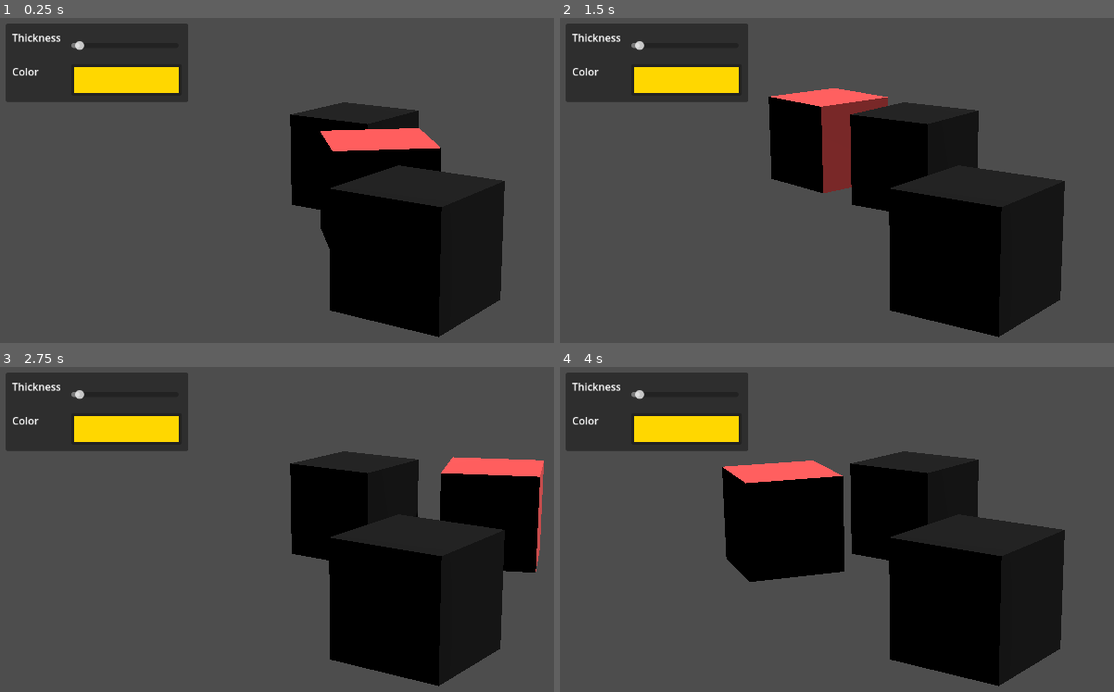
Above: before the commit, frames 1-4 (two rows, left to right).
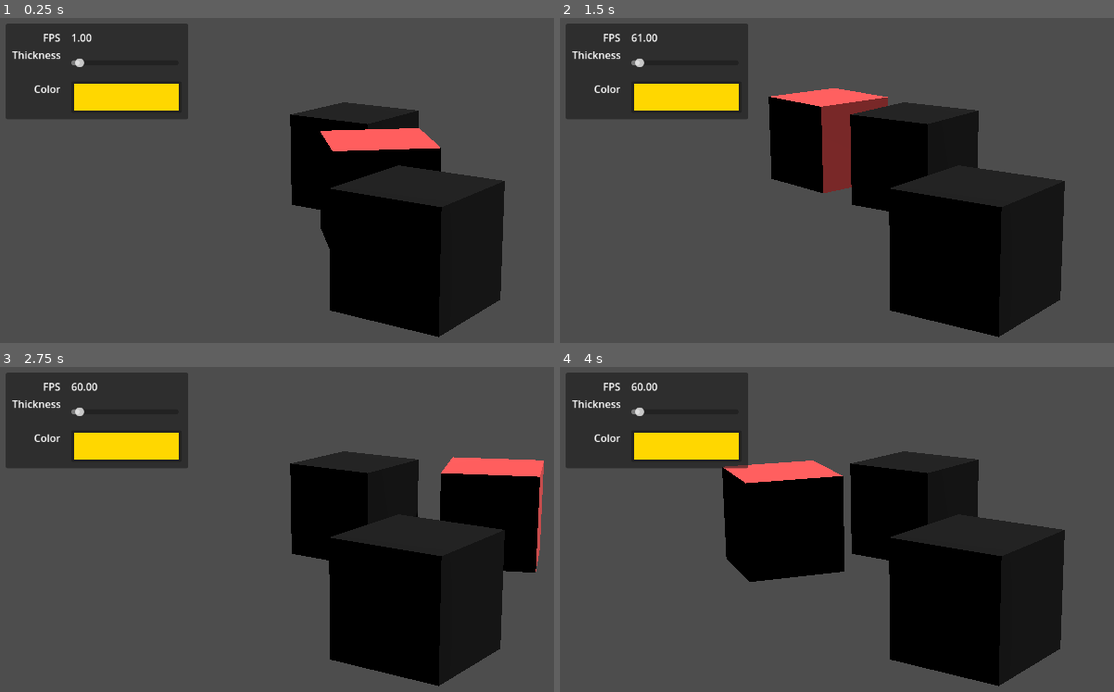
Above: after the commit, the same moments.

Repository: dmlary/godot-stencil-based-outline-compositor-effect
Game: Godot game, scene res://node_3d.tscn
Same seed, same stepped clock (60 frames per second), same inputs: the game is played once before the commit and once after it.
Inputs:
- Up to frame 1 (0.25 s): no input
- Up to frame 2 (1.5 s): no input
- Up to frame 3 (2.75 s): no input
- Up to frame 4 (4 s): no input

The runs differ from the first frame. In frame 1, 3.7% of the frame differs, in the area x 1-34%, y 4-32%; in frame 2, 3.7%; in frame 3, 3.8%; in frame 4, 3.8%.
Error in both runs: Cannot call method 'vertex_format_create' on a null value. (res://stencil_based_outline_compositor_effect/stencil_based_outilne_compositor_effect.gd:119)

Commit message:
Added FPS label

Diff:
--- a/node_3d.gd
+++ b/node_3d.gd
@@ -1,5 +1,6 @@
 extends Node3D
 
+@export var fps_label: Label
 @export var thickness_label: Label
 @export var thickness_slider: HSlider
 @export var color_picker: ColorPickerButton
@@ -35,7 +36,7 @@
 
 func _process(delta):
     arm.rotate_y(rotation_speed * delta)
-
+    fps_label.text = "%.02f" % Engine.get_frames_per_second()
 
 func _check_shader() -> void:
     outline_effect.check_for_shader_changes()
--- a/node_3d.tscn
+++ b/node_3d.tscn
@@ -31,8 +31,9 @@
 [sub_resource type="Compositor" id="Compositor_a0tk4"]
 compositor_effects = Array[CompositorEffect]([SubResource("CompositorEffect_a0tk4")])
 
-[node name="Node3D" type="Node3D" node_paths=PackedStringArray("thickness_label", "thickness_slider", "color_picker", "texture_rect", "texture_rect2", "camera", "arm")]
+[node name="Node3D" type="Node3D" node_paths=PackedStringArray("fps_label", "thickness_label", "thickness_slider", "color_picker", "texture_rect", "texture_rect2", "camera", "arm")]
 script = ExtResource("1_noarx")
+fps_label = NodePath("PanelContainer/MarginContainer/GridContainer/FPSLabel")
 thickness_label = NodePath("PanelContainer/MarginContainer/GridContainer/HBoxContainer/Label")
 thickness_slider = NodePath("PanelContainer/MarginContainer/GridContainer/HBoxContainer/HSlider")
 color_picker = NodePath("PanelContainer/MarginContainer/GridContainer/ColorPickerButton")
@@ -101,8 +102,17 @@
 theme_override_constants/h_separation = 16
 columns = 2
 
+[node name="Label3" type="Label" parent="PanelContainer/MarginContainer/GridContainer"]
+layout_mode = 2
+size_flags_horizontal = 8
+text = "FPS"
+
+[node name="FPSLabel" type="Label" parent="PanelContainer/MarginContainer/GridContainer"]
+layout_mode = 2
+
 [node name="Label" type="Label" parent="PanelContainer/MarginContainer/GridContainer"]
 layout_mode = 2
+size_flags_horizontal = 8
 text = "Thickness
 "
 
@@ -121,6 +131,7 @@
 
 [node name="Label2" type="Label" parent="PanelContainer/MarginContainer/GridContainer"]
 layout_mode = 2
+size_flags_horizontal = 8
 size_flags_vertical = 6
 text = "Color
 "
